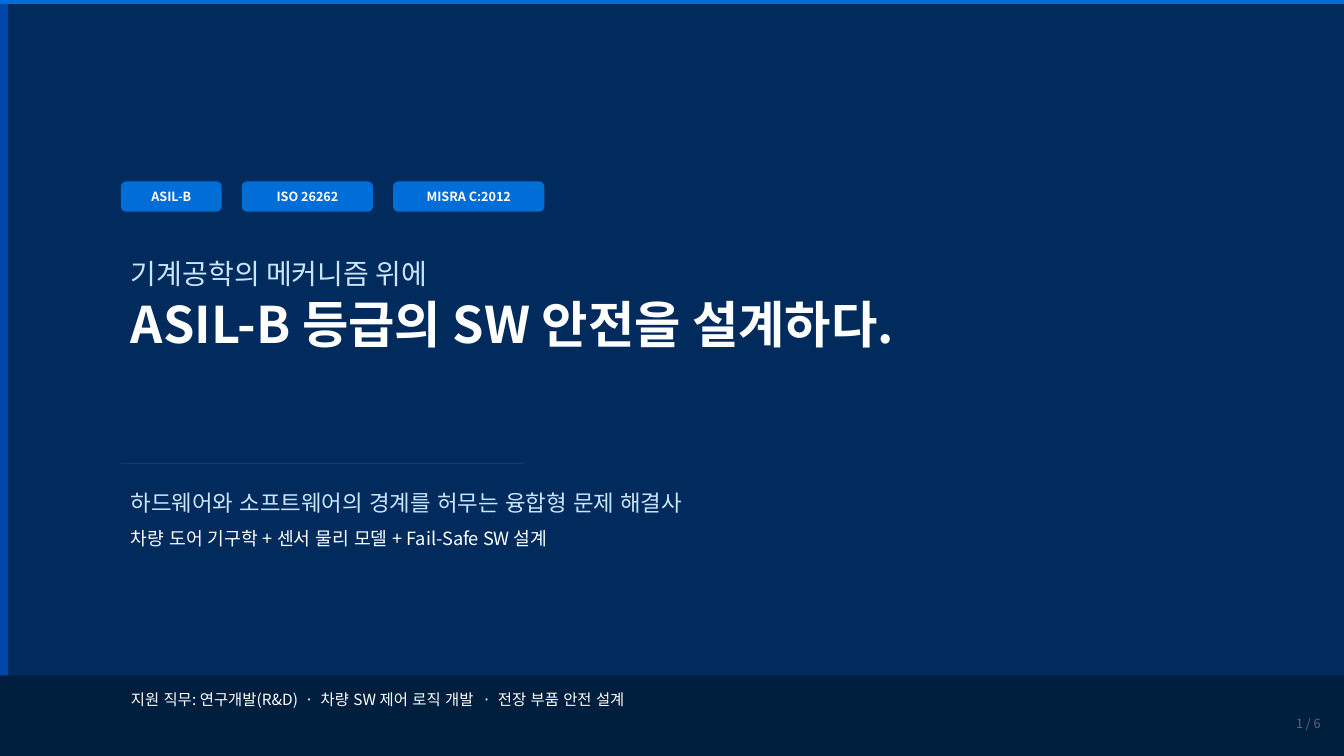
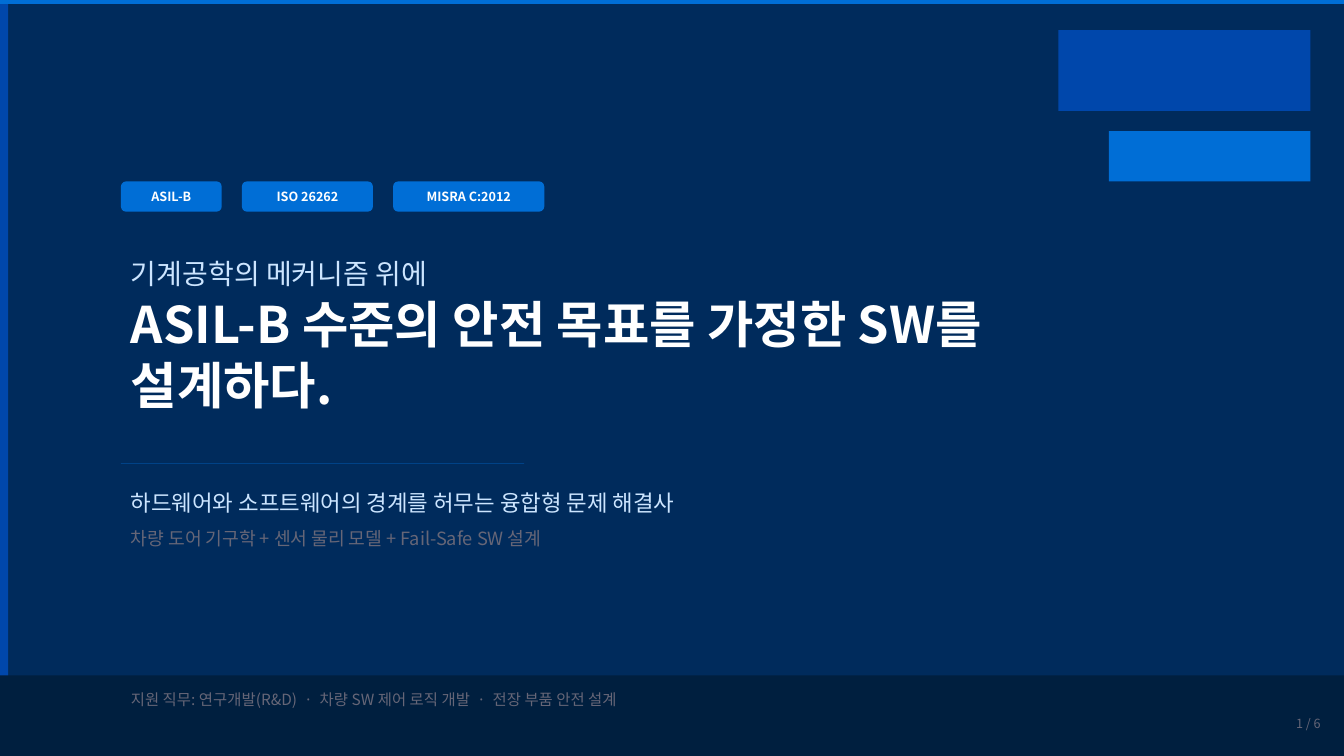
Before and after one commit to MBP-T05/MBP-T05-ChildLock, a slide deck: slide 1 of docs/SL_온라인PT_발표자료.pptx. Drawn at 1344x756 pixels with LibreOffice and Linux fonts; fonts in the diff are those of the drawing. Boxes give left, top, right and bottom in pixels: in the first picture for what was removed or moved away, otherwise in the second. Text is boxed around its words. In the diff, an @@ line names an element or a change of style, - is before the commit and + after.

```diff
--- a/docs/SL_온라인PT_발표자료.pptx
+++ b/docs/SL_온라인PT_발표자료.pptx
@@ rectangle added at [1059, 30, 1311, 111], fill #0047AB @@
@@ rectangle added at [1109, 131, 1311, 181], fill #006ED6 @@
@@ text at [131, 300, 982, 409]: text changed @@
-ASIL-B 등급의 SW 안전을 설계하다.
+ASIL-B 수준의 안전 목표를 가정한 SW를 설계하다.
@@ text at [131, 530, 541, 547]: text colour #FFFFFF to #666677 in "차량 도어 기구학 + 센서 물리 모델 ..." @@
@@ text "지원 직무: 연구개발(R&D) · 차량 ..." at [131, 692, 616, 708]: text colour #FFFFFF to #666677 @@
```
Also in this commit, not shown: 5 other slides changed.
